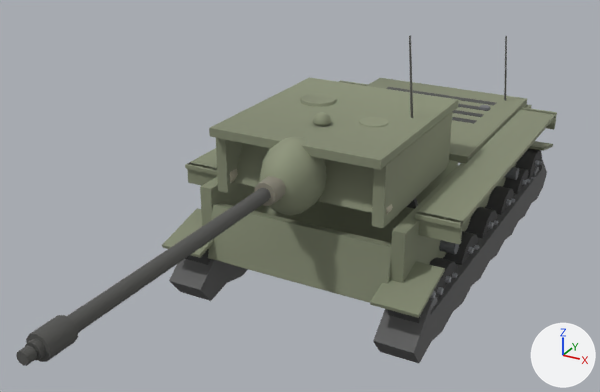
The glTF model client/assets/models/su100.glb: old version first, new version second.
Both versions are drawn from a 50 mm camera at (4.84, -11.71, 6.35) aimed at (-0.26, -2.44, 1.72). The lights are fixed; the arrows at lower right show +X, +Y and +Z. The first picture is the older version. Where no turn or scale is listed for an object, it has been applied to the vertices. Vertices at exactly the same position are counted once.

The older version as bpy lines, for what is in view:
```python
me_mesh_17 = bpy.data.meshes.new('Mesh_17')
me_mesh_17.from_pydata(...)  # 8 vertices, 12 faces; spans x -1.36..1.36, y -3.14..-2.8, z 0.75..1.56
me_mesh_17.materials.append(mat_lowerplate_mat)
me_mesh_20 = bpy.data.meshes.new('Mesh_20')
me_mesh_20.from_pydata(...)  # 92 vertices, 152 faces; spans x -1.22..1.22, y -3.63..-2.25, z 1.79..2.8
me_mesh_20.materials.append(mat_mantlet_mat)
me_mesh_21 = bpy.data.meshes.new('Mesh_21')
me_mesh_21.from_pydata(...)  # a box spanning x -1.24..-1.08, y -3.0..-0.6, z 1.8..2.65; a box spanning x 1.08..1.24, y -3.0..-0.6, z 1.8..2.65
me_mesh_21.materials.append(mat_turretside_mat)
me_mesh_22 = bpy.data.meshes.new('Mesh_22')
me_mesh_22.from_pydata(...)  # 105 vertices, 184 faces; spans x -1.23..1.23, y -3.15..-0.35, z 2.61..3.9
me_mesh_22.materials.append(mat_turretroof_mat)
me_mesh_23 = bpy.data.meshes.new('Mesh_23')
me_mesh_23.from_pydata(...)  # 120 vertices, 200 faces; spans x -0.15..0.15, y -4.67..0.04, z -0.16..0.16
me_mesh_23.materials.append(mat_barrel_mat)
ob_barrel = bpy.data.objects.new('barrel', me_mesh_23)
ob_barrel.location = (0.0, -3.05, 2.32)
ob_lowerplate = bpy.data.objects.new('lowerPlate', me_mesh_17)
ob_lowerplate.location = (0.0, 0.0, 0.0)
ob_mantlet = bpy.data.objects.new('mantlet', me_mesh_20)
ob_mantlet.location = (0.0, 0.0, 0.0)
ob_turretroof = bpy.data.objects.new('turretRoof', me_mesh_22)
ob_turretroof.location = (0.0, 0.0, 0.0)
ob_turretside = bpy.data.objects.new('turretSide', me_mesh_21)
ob_turretside.location = (0.0, 0.0, 0.0)
# also in view: 'wheel13' at (1.61, 2.65, 0.63); 'wheel8' at (1.61, 0.98, 0.51); 'glacis' at (0.0, -1.31, 1.22); 'hullSide' at (0.0, 0.0, 1.43); 'wheel10' at (1.61, -0.98, 0.51)
```
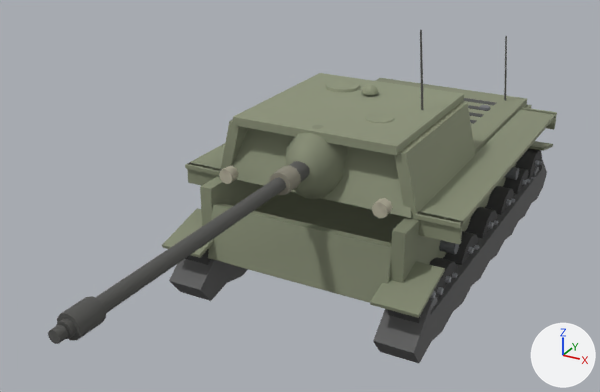
What differs and where, as boxes [x1, y1, x2, y2] in the pictures (600 x 392 px; the box of a moved part takes in the faces that stretch with it):
```json
{"object": "turretRoof", "change": "reshaped", "before": [209, 36, 458, 170], "after": [233, 30, 464, 155], "on screen": "7% narrower, 7% shorter"}
{"object": "mantlet", "change": "reshaped", "before": [234, 136, 374, 215], "after": [232, 125, 412, 218]}
{"object": "turretSide", "change": "reshaped", "before": [216, 111, 453, 228], "after": [220, 102, 476, 218], "on screen": "8% wider"}
{"object": "barrel", "change": "moved", "before": [16, 176, 286, 366], "after": [48, 161, 309, 344]}
{"part": 1, "of": "me_mesh_20", "change": "rebuilt", "before": [234, 143, 374, 213], "after": [232, 128, 412, 218]}
{"part": 2, "of": "me_mesh_20", "change": "added", "after": [286, 125, 348, 199]}
{"part": 3, "of": "me_mesh_20", "change": "deleted", "before": [260, 136, 327, 215], "on screen": "green"}
{"part": 5, "of": "me_mesh_22", "change": "moved or reshaped", "before": [209, 77, 458, 170], "after": [233, 73, 464, 155]}
{"part": 6, "of": "me_mesh_22", "change": "moved or reshaped", "before": [300, 93, 337, 107], "after": [325, 80, 360, 92]}
{"part": 7, "of": "me_mesh_22", "change": "moved or reshaped", "before": [313, 112, 331, 125], "after": [362, 84, 378, 95]}
{"part": 8, "of": "me_mesh_22", "change": "moved or reshaped", "before": [409, 36, 413, 118], "after": [420, 30, 424, 110]}
```

Scene script edits in JSON lines:
```json
{"block": "me_mesh_20", "where": "# used by ob_mantlet; location = (0.0, 0.0, 0.0)"}
{"op": "remove", "block": "me_mesh_20", "code": "me_mesh_20.from_pydata(...)  # 92 vertices, 152 faces; spans x -1.22..1.22, y -3.63..-2.25, z 1.79..2.8"}
{"op": "add", "block": "me_mesh_20", "code": "me_mesh_20.from_pydata(...)  # 59 vertices, 92 faces; spans x -1.45..1.45, y -2.94..-1.9, z 1.75..2.8"}
{"block": "me_mesh_20", "change": "me_mesh_20 part 1: the loose piece of 8 vertices spanning x -1.22..1.22, y -2.85..-2.25, z 1.8..2.66 is rebuilt with 8 vertices and now spans x -1.45..1.45, y -2.61..-2.08, z 1.77..2.58"}
{"block": "me_mesh_20", "change": "me_mesh_20 part 2: a new loose piece of 51 vertices spanning x -0.39..0.39, y -2.94..-1.9, z 1.75..2.8, in mat_mantlet_mat"}
{"block": "me_mesh_20", "change": "me_mesh_20 part 3: the loose piece of 84 vertices spanning x -0.39..0.39, y -3.63..-2.53, z 1.79..2.8 is deleted"}
{"block": "me_mesh_21", "where": "# used by ob_turretside; location = (0.0, 0.0, 0.0)"}
{"op": "remove", "block": "me_mesh_21", "code": "me_mesh_21.from_pydata(...)  # 16 vertices, 24 faces; spans x -1.24..1.24, y -3.0..-0.6, z 1.8..2.65"}
{"op": "add", "block": "me_mesh_21", "code": "me_mesh_21.from_pydata(...)  # 24 vertices, 36 faces; spans x -1.52..1.52, y -2.55..-0.08, z 1.79..2.67"}
{"block": "me_mesh_21", "change": "me_mesh_21 part 4: the whole mesh is rebuilt"}
{"block": "me_mesh_22", "where": "# used by ob_turretroof; location = (0.0, 0.0, 0.0)"}
{"op": "remove", "block": "me_mesh_22", "code": "me_mesh_22.from_pydata(...)  # 105 vertices, 184 faces; spans x -1.23..1.23, y -3.15..-0.35, z 2.61..3.9"}
{"op": "add", "block": "me_mesh_22", "code": "me_mesh_22.from_pydata(...)  # 105 vertices, 184 faces; spans x -1.21..1.21, y -2.61..-0.03, z 2.61..3.9"}
{"block": "me_mesh_22", "change": "me_mesh_22 part 5: the loose piece of 8 vertices spanning x -1.23..1.23, y -3.15..-0.35, z 2.64..2.77 is scaled about its middle by (0.983, 0.921, 1), then moved by (0.0, 0.43, 0.0)"}
{"block": "me_mesh_22", "change": "me_mesh_22 part 6: the loose piece of 22 vertices spanning x -0.79..-0.26, y -1.68..-1.12, z 2.74..2.81 is moved by (0.0, 0.8, 0.0)"}
{"block": "me_mesh_22", "change": "me_mesh_22 part 7: the loose piece of 41 vertices spanning x -0.13..0.13, y -2.43..-2.17, z 2.8..2.92 is moved by (0.0, 1.55, 0.0)"}
{"block": "me_mesh_22", "change": "me_mesh_22 part 8: the loose piece of 12 vertices spanning x 0.88..0.98, y -1.57..-1.43, z 2.61..3.9 is moved by (0.0, 0.39, 0.0)"}
{"block": "me_mesh_22", "change": "other edits to the shape of me_mesh_22 do not show in these pictures"}
{"op": "set", "path": "ob_barrel.location", "old": "(0.0, -3.05, 2.32)", "new": "(0.0, -2.68, 2.32)"}
```
